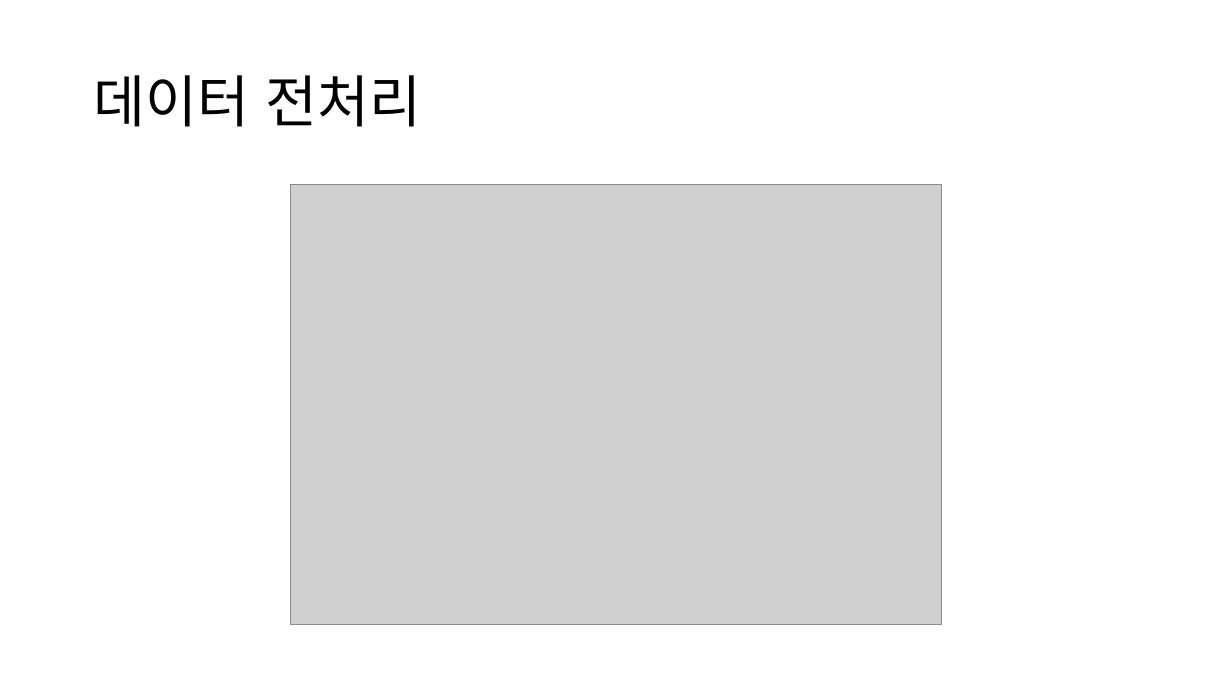
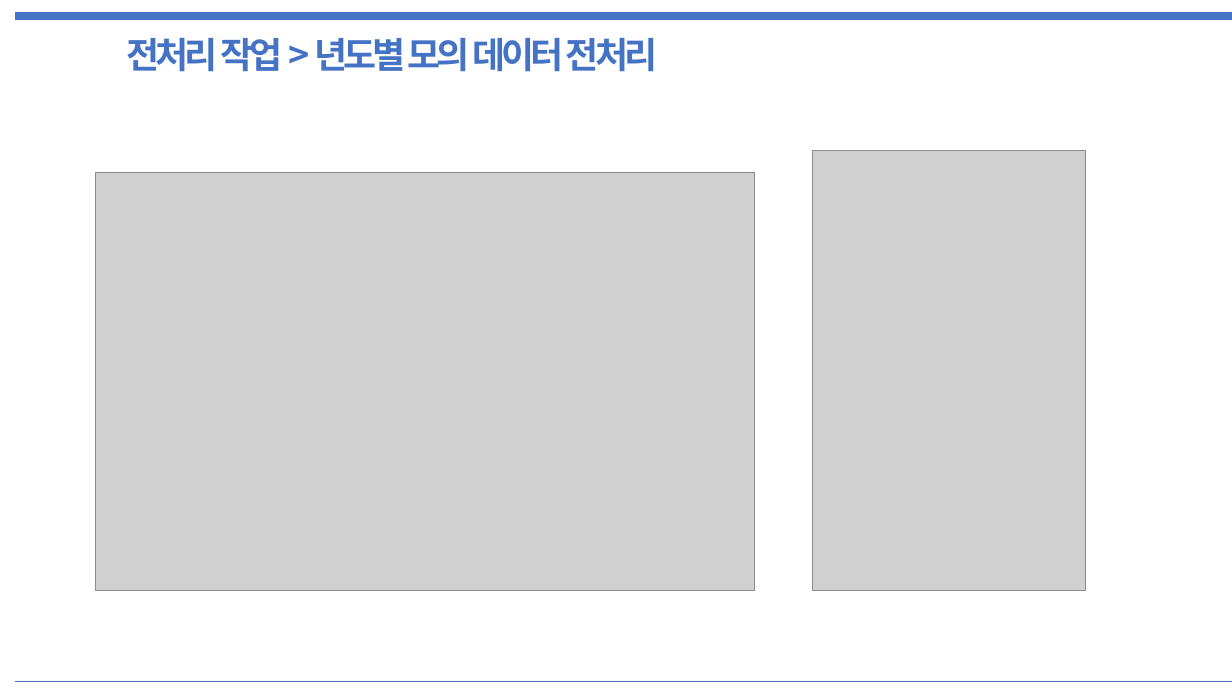
Before and after one commit to PaddingE/github_test, a slide deck: slide 7 of semi_project_data.pptx (slide 6 before the commit). Drawn at 1232x693 pixels with LibreOffice and Linux fonts; fonts in the diff are those of the drawing; grey boxes stand for pictures. Boxes give left, top, right and bottom in pixels: in the first picture for what was removed or moved away, otherwise in the second. Text is boxed around its words. In the diff, an @@ line names an element or a change of style, - is before the commit and + after.

```diff
--- a/semi_project_data.pptx
+++ b/semi_project_data.pptx
@@ line added from (15, 17) to (1232, 17), #4472C4 6 pt @@
@@ text added at box(127, 38, 657, 72), 28 pt, text #4472C4, bold @@
+전처리 작업 > 년도별 모의 데이터 전처리
@@ title removed at box(94, 75, 422, 127) @@
-데이터 전처리
@@ picture: place and size @@
-picture at box(290, 185, 941, 625)
+picture at box(96, 173, 755, 591)
@@ picture added at box(812, 151, 1085, 591) @@
@@ line added from (15, 681) to (1232, 681), #4472C4 0.25 pt @@
```
Also in this commit, not shown: 14 other slides changed, 5 slides added, 4 slides removed.
